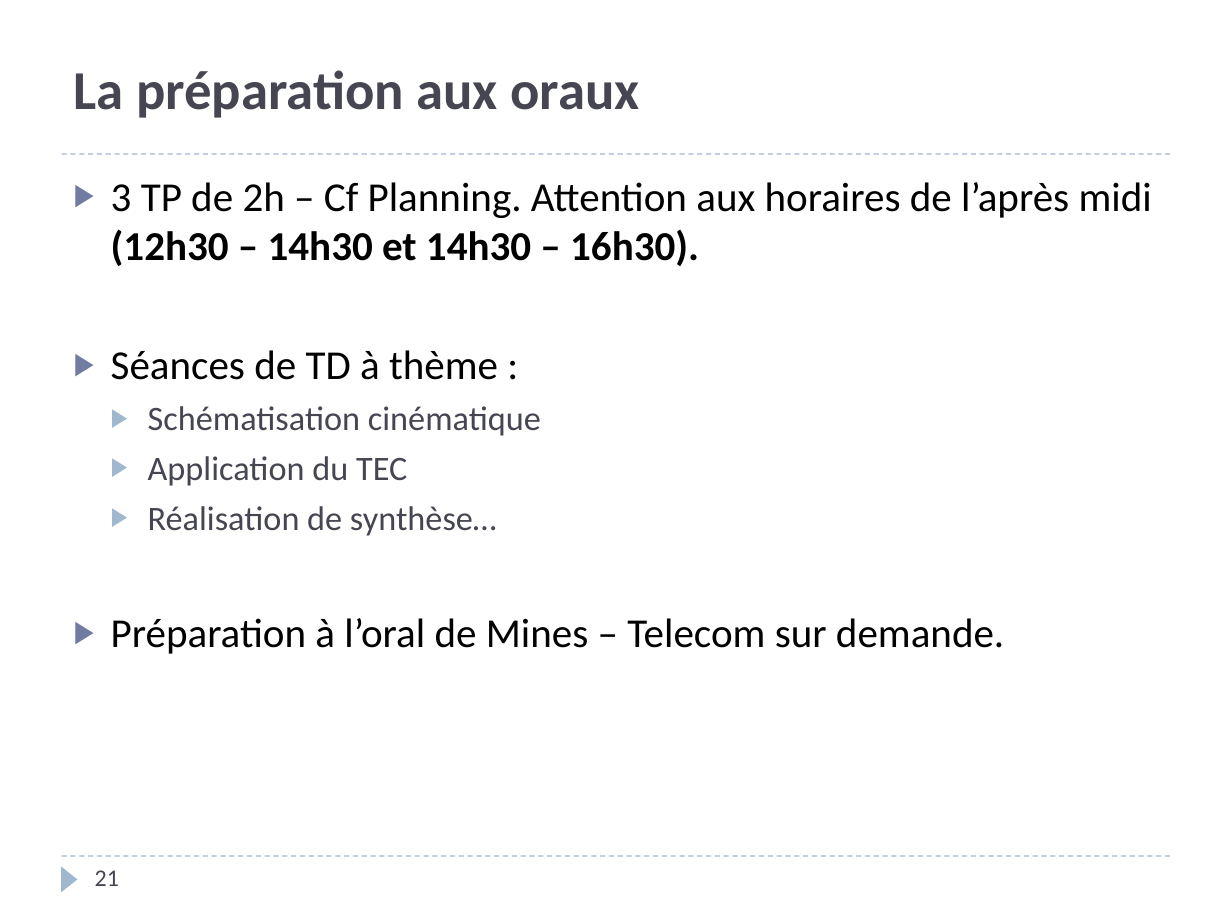
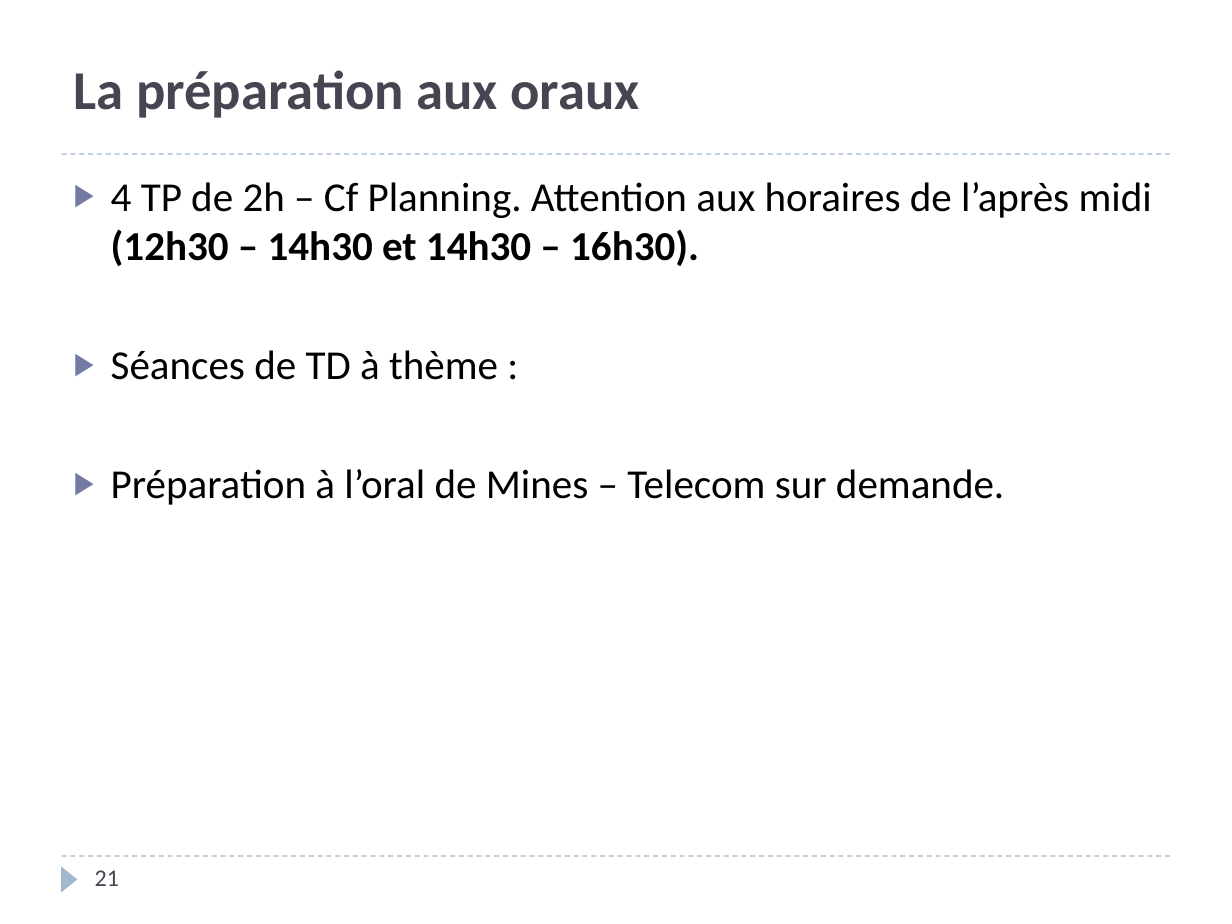
Before and after one commit to xpessoles/PSI, a slide deck: slide 21 of PreparationOral/PreparationOral.pptx. Drawn at 1232x924 pixels with LibreOffice and Linux fonts; fonts in the diff are those of the drawing. Boxes give left, top, right and bottom in pixels: in the first picture for what was removed or moved away, otherwise in the second. Text is boxed around its words. In the diff, an @@ line names an element or a change of style, - is before the commit and + after.

```diff
--- a/PreparationOral/PreparationOral.pptx
+++ b/PreparationOral/PreparationOral.pptx
@@ text at <box>111,182,1152,266</box>: text changed @@
-▶ 3 TP de 2h – Cf Planning. Attention aux horaires de l’après midi (12h30 – 14h30 et 14h30 – 16h30).
+▶ 4 TP de 2h – Cf Planning. Attention aux horaires de l’après midi (12h30 – 14h30 et 14h30 – 16h30).
@@ text at <box>148,406,541,536</box>: paragraphs removed @@
-  ▶ Schématisation cinématique
-  ▶ Application du TEC
-  ▶ Réalisation de synthèse…
```
Also in this commit, not shown: 3 other slides changed, 2 other files.
